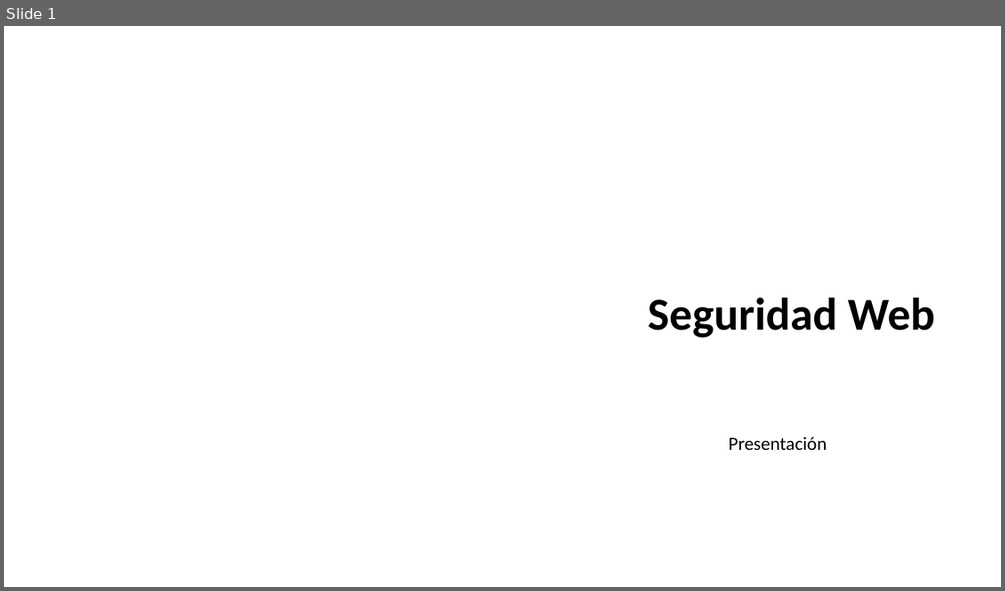
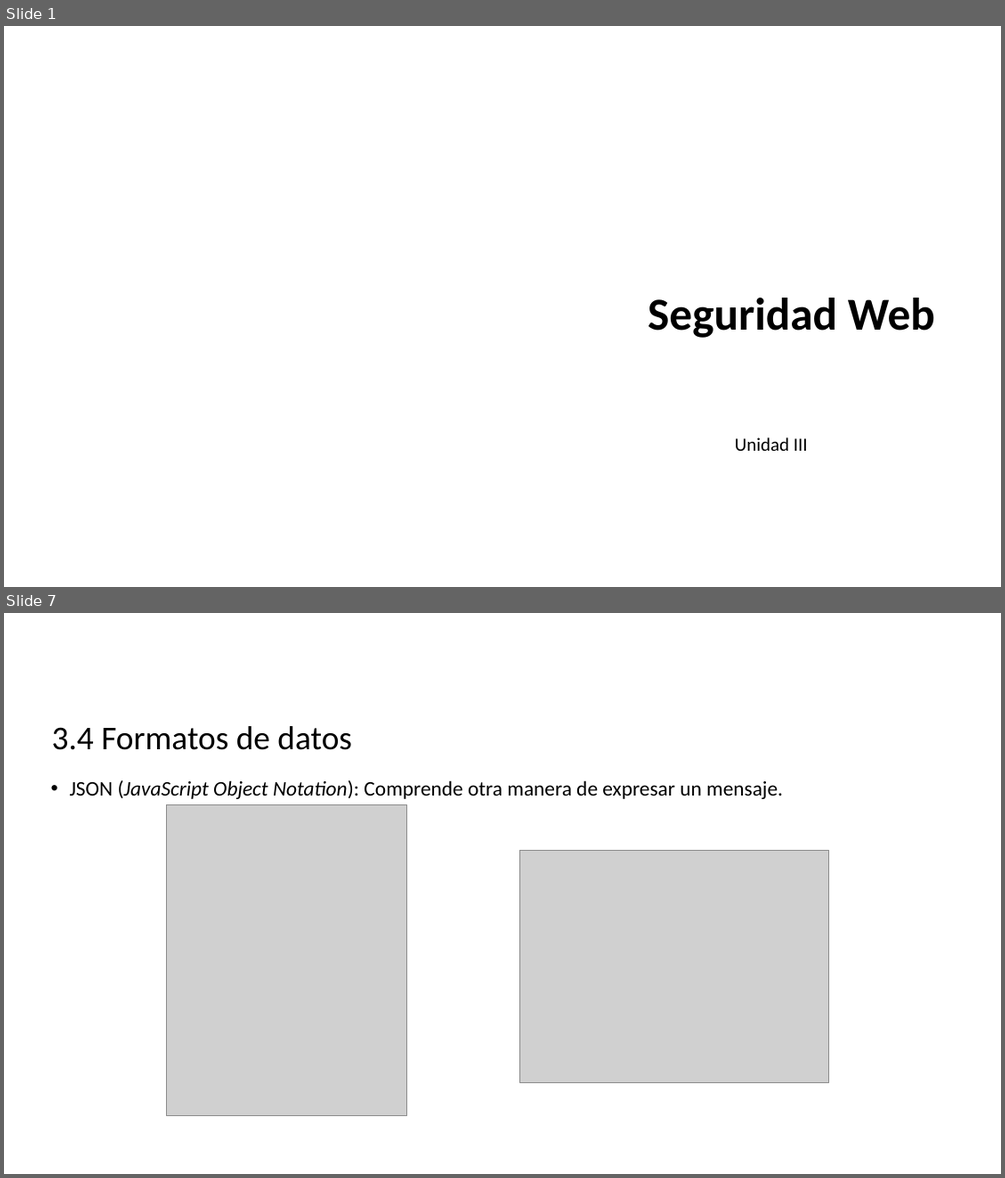
Before and after one commit to dcevallossalas/ITQ, a slide deck: Clases/Unidad3.pptx. Shown one above the other, each under a label of ours: slide 1 before the commit, slides 1 and 7 after it; the slides between them are not shown. The pictures are 1005x591 and 1005x1178 pixels, drawn with LibreOffice and Linux fonts; fonts in the diff are those of the drawing; grey boxes stand for pictures; background and template pictures are left out. Boxes give left, top, right and bottom in pixels: in the first picture for what was removed or moved away, otherwise in the second. Text is boxed around its words. In the diff, an @@ line names an element or a change of style, - is before the commit and + after.

Commit message:
Unidad 3
Unidad 3

```diff
--- a/Clases/Unidad3.pptx
+++ b/Clases/Unidad3.pptx
@@ slide 7 added at bbox=[4, 613, 1001, 1174], background picture (left out) @@
@@ title added at bbox=[52, 726, 352, 750], 32 pt, text #000000 @@
+3.4 Formatos de datos
@@ text added at bbox=[70, 780, 783, 799], 20 pt, text #000000 @@
+• JSON (JavaScript Object Notation): Comprende otra manera de expresar un mensaje.
@@ picture added at bbox=[166, 804, 407, 1116] @@
@@ picture added at bbox=[519, 850, 829, 1083] @@
@@ slide 1 changed as well @@
@@ text at bbox=[735, 437, 808, 451]: text changed @@
-Presentación
+Unidad III
```
Also in this commit, not shown: 7 other slides added, 1 slide removed, 4 other files.
